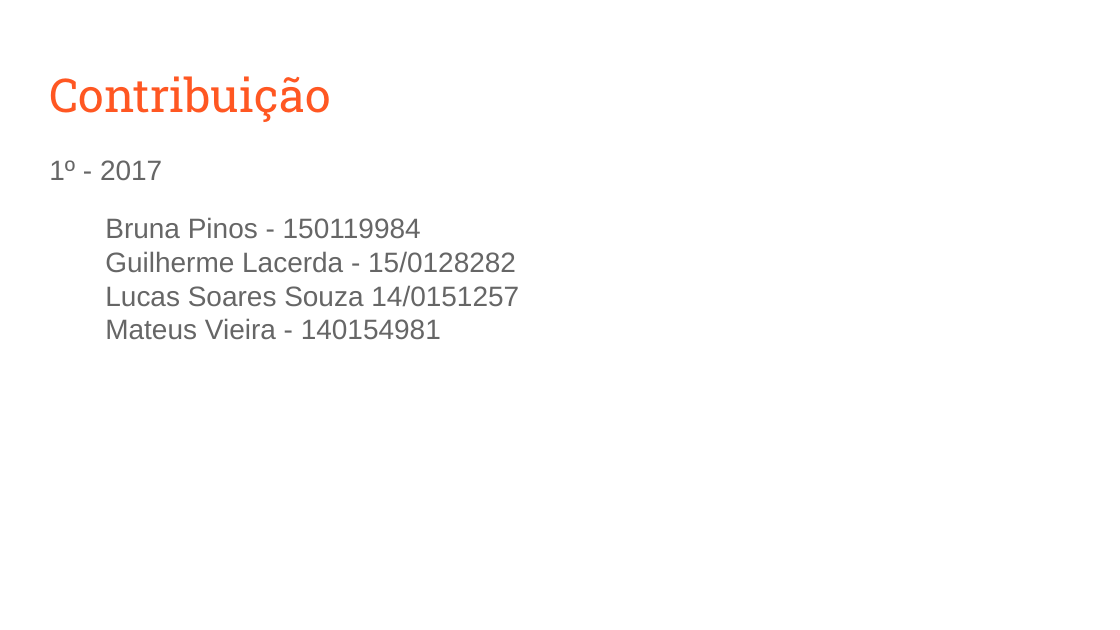
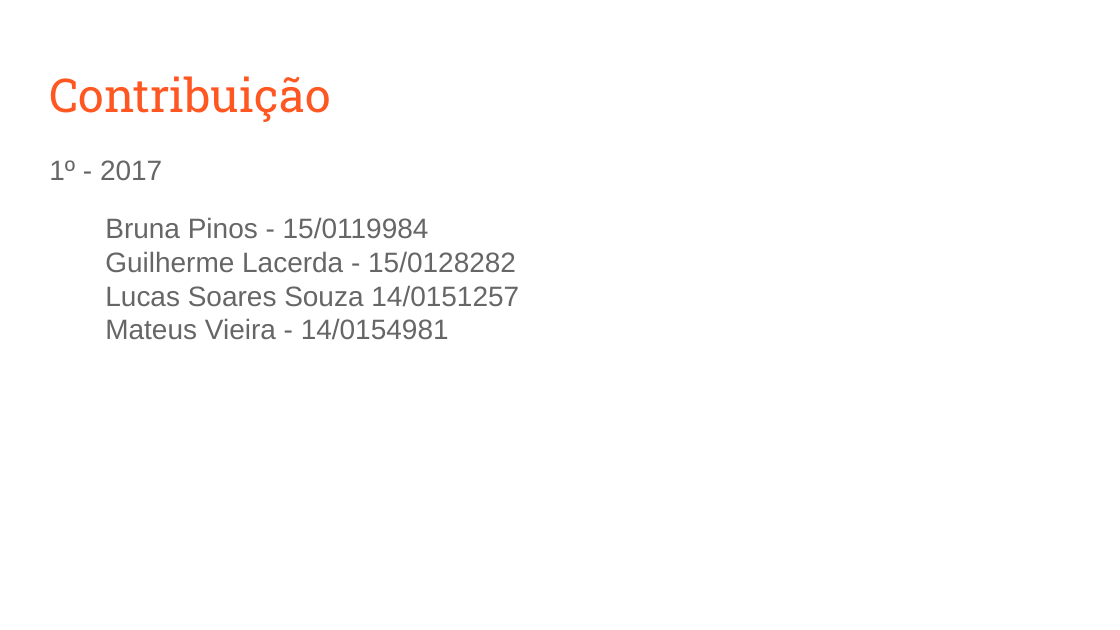
Before and after one commit to fga-eps-mds/A-Disciplina-MDS-EPS, a slide deck: slide 24 of MDS_Material/Coding_Dojo/Coding Dojo.odp (slide 16 before the commit). Drawn at 1120x630 pixels with LibreOffice and Linux fonts; fonts in the diff are those of the drawing. Boxes give left, top, right and bottom in pixels: in the first picture for what was removed or moved away, otherwise in the second. Text is boxed around its words. In the diff, an @@ line names an element or a change of style, - is before the commit and + after.

```diff
--- a/MDS_Material/Coding_Dojo/Coding Dojo.odp
+++ b/MDS_Material/Coding_Dojo/Coding Dojo.odp
@@ text at [105, 217, 429, 239]: text changed @@
-Bruna Pinos - 150119984
+Bruna Pinos - 15/0119984
@@ text at [105, 285, 519, 340]: text changed @@
-Lucas Soares Souza 14/0151257
-Mateus Vieira - 140154981
+Lucas Soares Souza 14/0151257
+Mateus Vieira - 14/0154981
```
Also in this commit, not shown: 11 other slides changed, 9 slides added, 1 slide removed.
